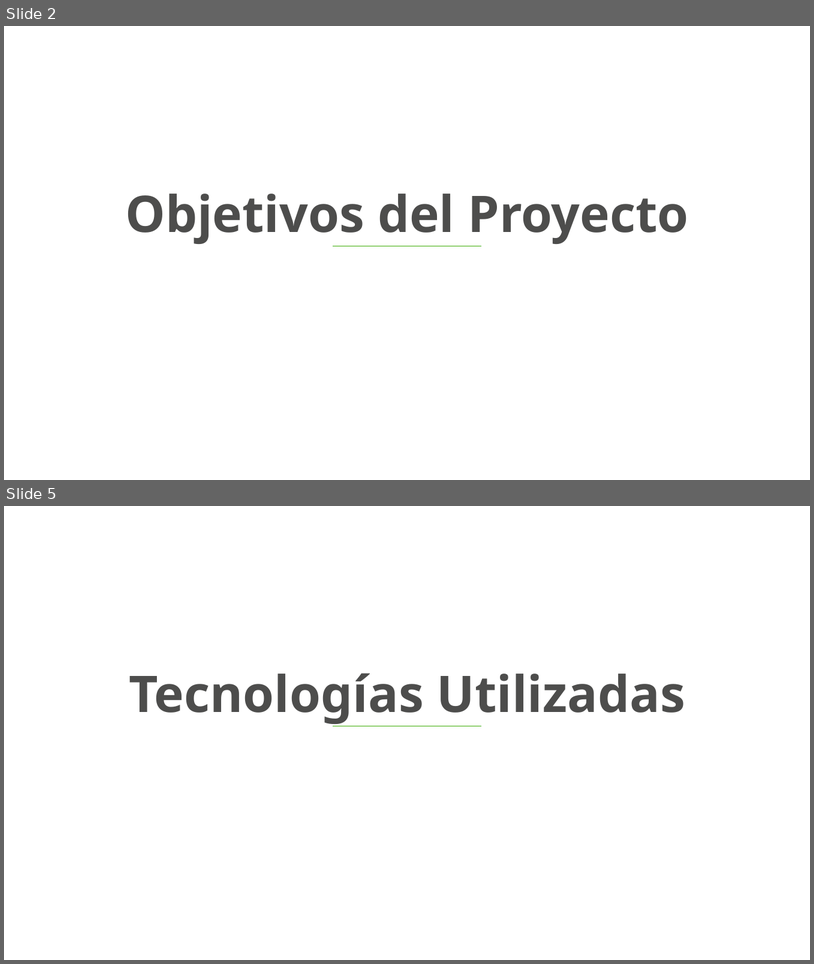
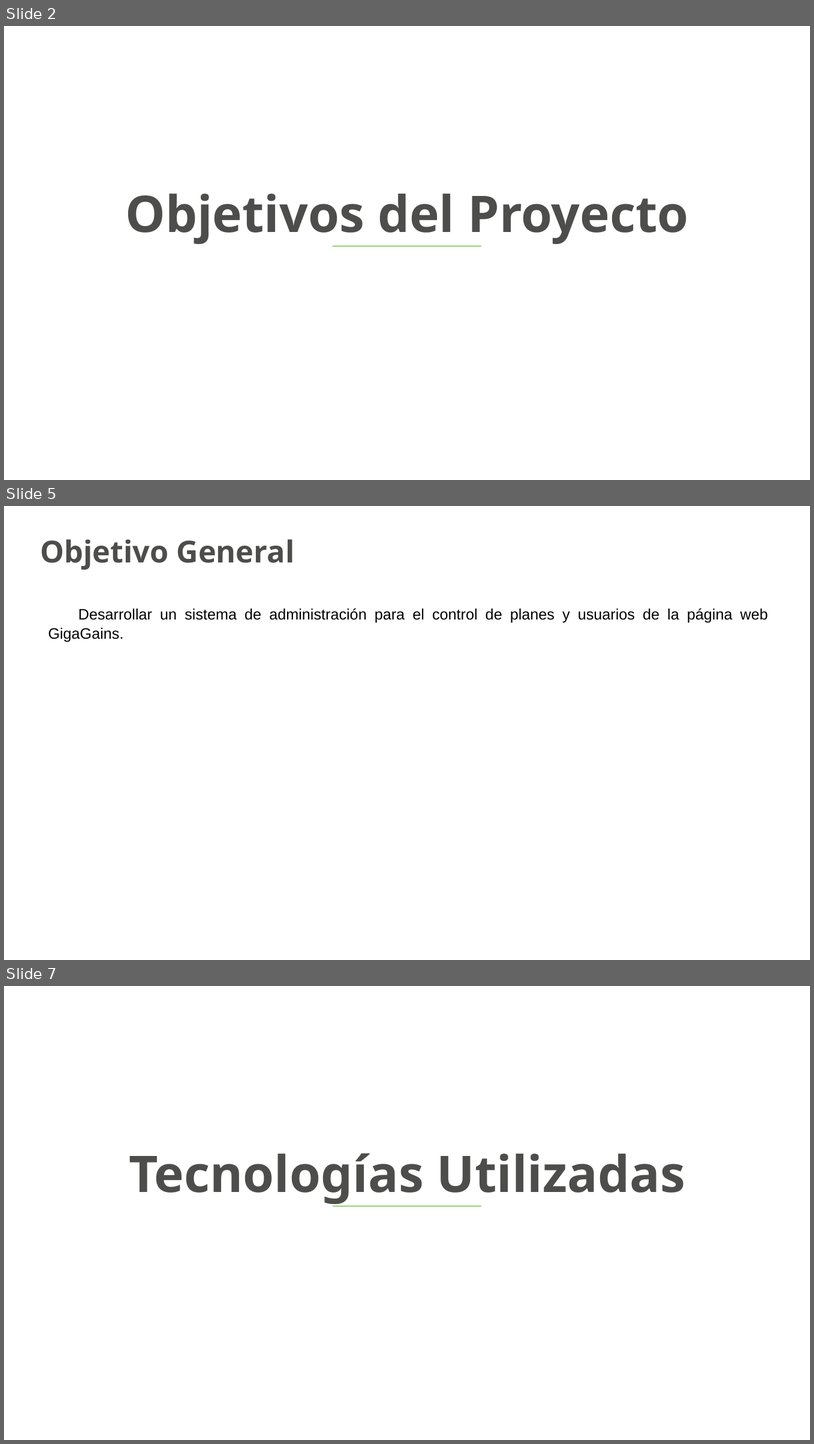
Before and after one commit to DavidPulidoSarmiento/PROYECTO, a slide deck: Proyecto/Presentacion.pptx. Shown one above the other, each under a label of ours: slides 2 and 5 before the commit, slides 2, 5 and 7 after it; the slides between them are not shown. The pictures are 814x964 and 814x1444 pixels, drawn with LibreOffice and Linux fonts; fonts in the diff are those of the drawing. Boxes give left, top, right and bottom in pixels: in the first picture for what was removed or moved away, otherwise in the second. Text is boxed around its words. In the diff, an @@ line names an element or a change of style, - is before the commit and + after.

```diff
--- a/Proyecto/Presentacion.pptx
+++ b/Proyecto/Presentacion.pptx
@@ slide 5 added at [4, 506, 810, 960], background #FFFFFF @@
@@ text added at [40, 539, 295, 570], 36 pt, text #4D4D4C, bold @@
+Objetivo General
@@ text added at [48, 608, 768, 642], 18 pt, text #000000 @@
+Desarrollar un sistema de administración para el control de planes y usuarios de la página web GigaGains.
@@ what was slide 5 is now slide 7 @@
```
Also in this commit, not shown: 3 slides changed, 2 other slides added, 6 slides removed, 3 other files.
